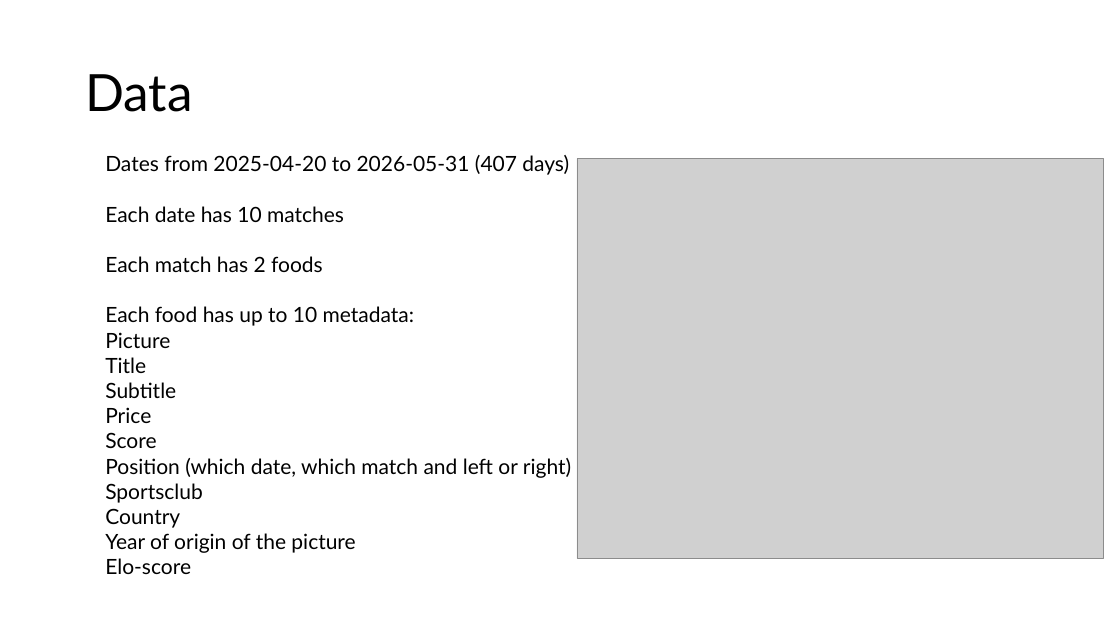
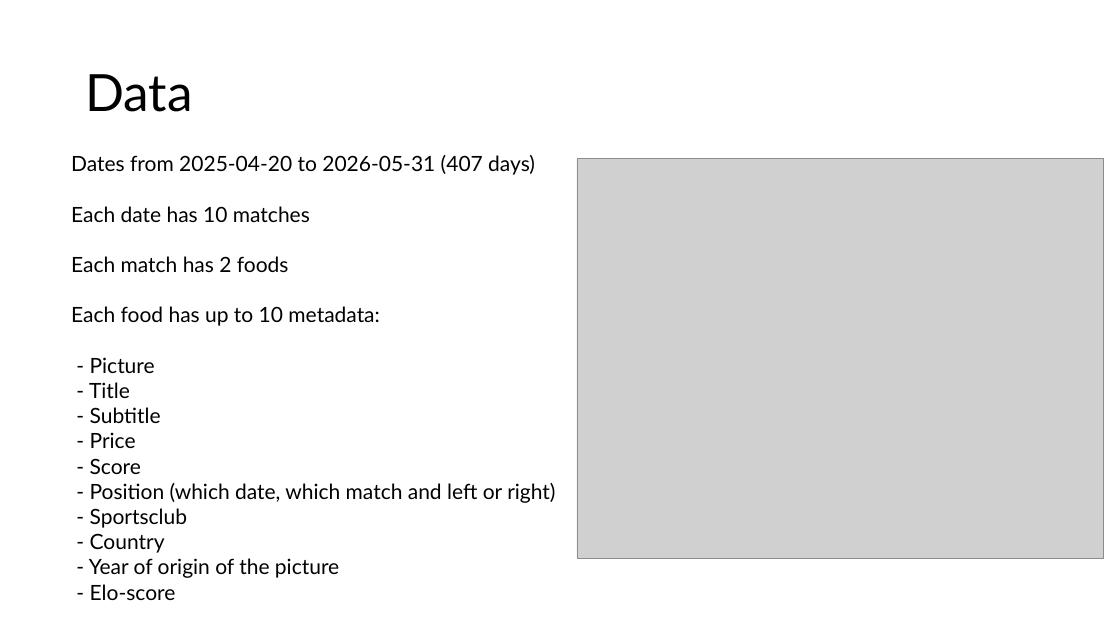
Before and after one commit to JakobFugl/scrandle_ml_project, a slide deck: slide 2 of power_point_folder/power_point_project.pptx. Drawn at 1120x630 pixels with LibreOffice and Linux fonts; fonts in the diff are those of the drawing; grey boxes stand for pictures. Boxes give left, top, right and bottom in pixels: in the first picture for what was removed or moved away, otherwise in the second. Text is boxed around its words. In the diff, an @@ line names an element or a change of style, - is before the commit and + after.

Commit message:
Powerpoint

```diff
--- a/power_point_folder/power_point_project.pptx
+++ b/power_point_folder/power_point_project.pptx
@@ text "Dates from 2025-04-20 to 2026-05-31 ...": place and size @@
-text "Dates from 2025-04-20 to 2026-05-31 ..." at box(105, 155, 571, 574)
+text "Dates from 2025-04-20 to 2026-05-31 ..." at box(71, 155, 555, 600)
@@ text at box(89, 357, 555, 600): text changed @@
-Picture
-Title
-Subtitle
-Price
-Score
-Position (which date, which match and left or right)
-Sportsclub
-Country
-Year of origin of the picture
-Elo-score
+- Picture
+- Title
+- Subtitle
+- Price
+- Score
+- Position (which date, which match and left or right)
+- Sportsclub
+- Country
+- Year of origin of the picture
+- Elo-score
```
Also in this commit, not shown: 2 other slides changed, 2 slides added, 2 slides removed, 4 other files.
